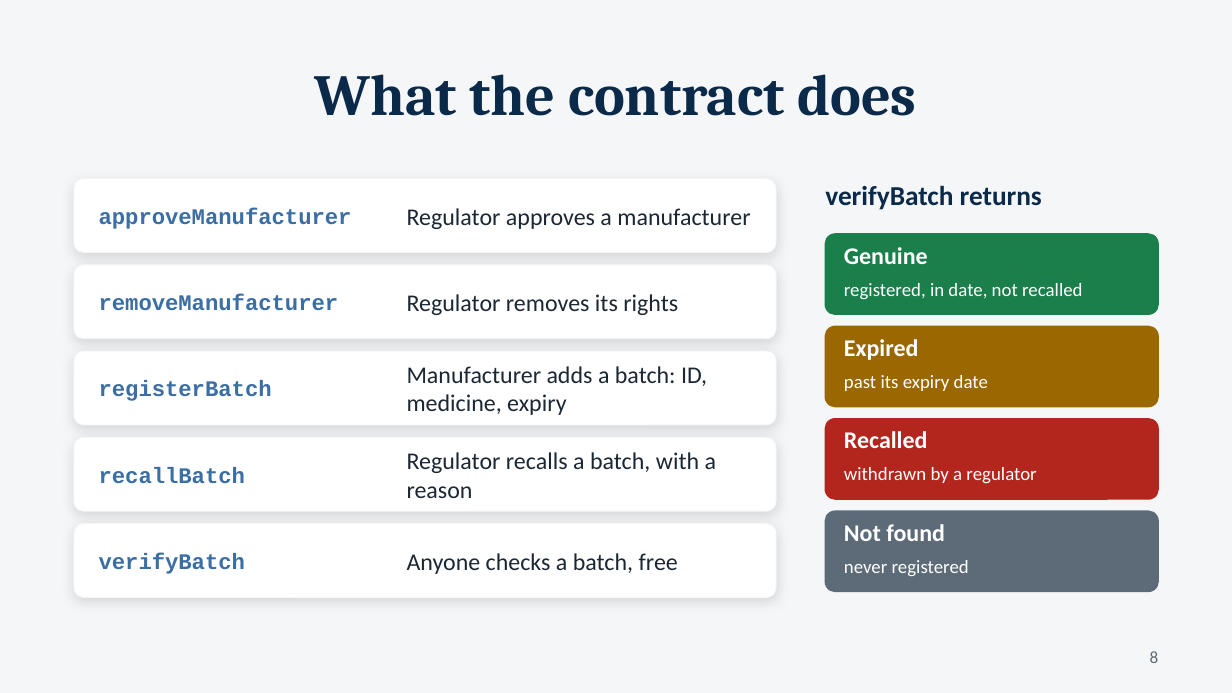
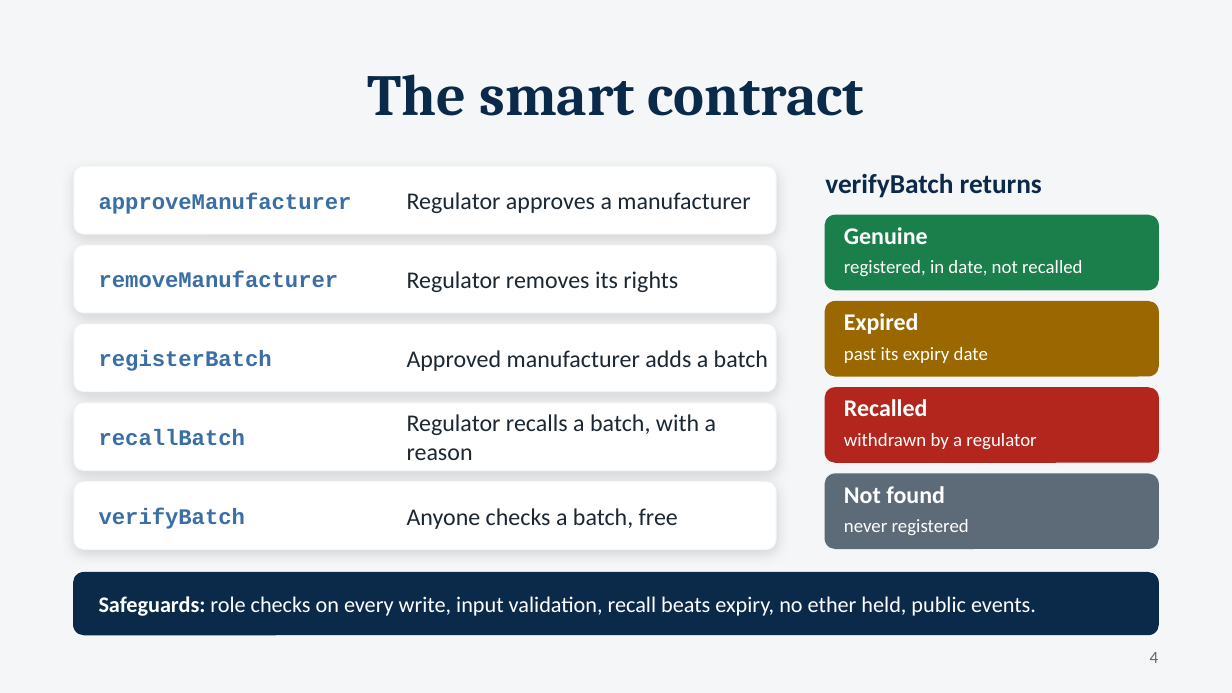
Before and after one commit to shasha-12/Medecine_Registry, a slide deck: slide 4 of docs/Presentation.pptx (slide 8 before the commit). Drawn at 1232x693 pixels with LibreOffice and Linux fonts; fonts in the diff are those of the drawing. Boxes give left, top, right and bottom in pixels: in the first picture for what was removed or moved away, otherwise in the second. Text is boxed around its words. In the diff, an @@ line names an element or a change of style, - is before the commit and + after.

```diff
--- a/docs/Presentation.pptx
+++ b/docs/Presentation.pptx
@@ title at <box>368,74,864,116</box>: text changed @@
-What the contract does
+The smart contract
@@ rounded rectangle: place and size @@
-rounded rectangle at <box>74,179,776,253</box>
+rounded rectangle at <box>74,166,776,234</box>
@@ text "approveManufacturer": place and size @@
-text "approveManufacturer" at <box>99,208,352,229</box>
+text "approveManufacturer" at <box>99,193,352,214</box>
@@ text "Regulator approves a manufacturer": place and size @@
-text "Regulator approves a manufacturer" at <box>407,208,750,229</box>
+text "Regulator approves a manufacturer" at <box>407,192,750,213</box>
@@ text "verifyBatch returns": place and size @@
-text "verifyBatch returns" at <box>825,185,1042,210</box>
+text "verifyBatch returns" at <box>825,173,1042,198</box>
@@ rounded rectangle: place and size @@
-rounded rectangle at <box>825,234,1158,314</box>
+rounded rectangle at <box>825,216,1158,290</box>
@@ text "Genuine": place and size @@
-text "Genuine" at <box>844,247,928,264</box>
+text "Genuine" at <box>844,227,928,244</box>
@@ rounded rectangle: place and size @@
-rounded rectangle at <box>74,265,776,339</box>
+rounded rectangle at <box>74,245,776,313</box>
@@ text "removeManufacturer": place and size @@
-text "removeManufacturer" at <box>99,294,339,310</box>
+text "removeManufacturer" at <box>99,271,339,287</box>
@@ text "Regulator removes its rights": place and size @@
-text "Regulator removes its rights" at <box>407,294,678,315</box>
+text "Regulator removes its rights" at <box>407,271,678,292</box>
@@ text "registered, in date, not recalled": place and size @@
-text "registered, in date, not recalled" at <box>844,283,1083,300</box>
+text "registered, in date, not recalled" at <box>844,260,1083,277</box>
@@ rounded rectangle: place and size @@
-rounded rectangle at <box>74,351,776,425</box>
+rounded rectangle at <box>74,324,776,392</box>
@@ text "registerBatch": place and size @@
-text "registerBatch" at <box>99,380,272,401</box>
+text "registerBatch" at <box>99,350,272,371</box>
@@ rounded rectangle: place and size @@
-rounded rectangle at <box>825,326,1158,407</box>
+rounded rectangle at <box>825,302,1158,376</box>
@@ text "Expired": place and size @@
-text "Expired" at <box>844,339,919,360</box>
+text "Expired" at <box>844,313,919,334</box>
@@ text at <box>407,350,768,371</box>: text changed @@
-Manufacturer adds a batch: ID, medicine, expiry
+Approved manufacturer adds a batch
@@ text "past its expiry date": place and size @@
-text "past its expiry date" at <box>844,375,988,391</box>
+text "past its expiry date" at <box>844,347,988,363</box>
@@ rounded rectangle: place and size @@
-rounded rectangle at <box>825,419,1158,499</box>
+rounded rectangle at <box>825,388,1158,462</box>
@@ rounded rectangle: place and size @@
-rounded rectangle at <box>74,437,776,511</box>
+rounded rectangle at <box>74,403,776,471</box>
@@ text "recallBatch": place and size @@
-text "recallBatch" at <box>99,467,245,483</box>
+text "recallBatch" at <box>99,429,245,445</box>
@@ text "Regulator recalls a batch, with ...": place and size @@
-text "Regulator recalls a batch, with ..." at <box>407,452,716,498</box>
+text "Regulator recalls a batch, with ..." at <box>407,414,716,460</box>
@@ text "Recalled": place and size @@
-text "Recalled" at <box>844,431,928,448</box>
+text "Recalled" at <box>844,399,928,416</box>
@@ text "withdrawn by a regulator": place and size @@
-text "withdrawn by a regulator" at <box>844,467,1036,484</box>
+text "withdrawn by a regulator" at <box>844,433,1036,450</box>
@@ rounded rectangle: place and size @@
-rounded rectangle at <box>825,511,1158,591</box>
+rounded rectangle at <box>825,474,1158,548</box>
@@ text "Not found": place and size @@
-text "Not found" at <box>844,524,945,541</box>
+text "Not found" at <box>844,486,945,503</box>
@@ proportions changed in 9 elements at <box>74,166,776,234</box>, <box>825,216,1158,290</box>, <box>74,245,776,313</box>, <box>825,302,1158,376</box>, <box>74,324,776,392</box>, <box>825,388,1158,462</box>, <box>74,403,776,471</box>, <box>825,474,1158,548</box>, <box>74,482,776,549</box> @@
@@ rounded rectangle: place and size @@
-rounded rectangle at <box>74,524,776,598</box>
+rounded rectangle at <box>74,482,776,549</box>
@@ text "verifyBatch": place and size @@
-text "verifyBatch" at <box>99,553,245,574</box>
+text "verifyBatch" at <box>99,508,245,529</box>
@@ text "Anyone checks a batch, free": place and size @@
-text "Anyone checks a batch, free" at <box>407,553,678,574</box>
+text "Anyone checks a batch, free" at <box>407,508,678,529</box>
@@ text "never registered": place and size @@
-text "never registered" at <box>844,560,969,576</box>
+text "never registered" at <box>844,519,969,535</box>
@@ rounded rectangle added at <box>74,573,1158,634</box>, fill #0B2A4A, outline #0B2A4A 1 pt @@
@@ text added at <box>99,596,1036,616</box>, 13 pt, text #FFFFFF @@
+Safeguards: role checks on every write, input validation, recall beats expiry, no ether held, public events.
@@ page number at <box>1150,652,1159,663</box>: text changed @@
-8
+4
```
Also in this commit, not shown: 4 other slides changed, 1 slide added, 9 slides removed.
